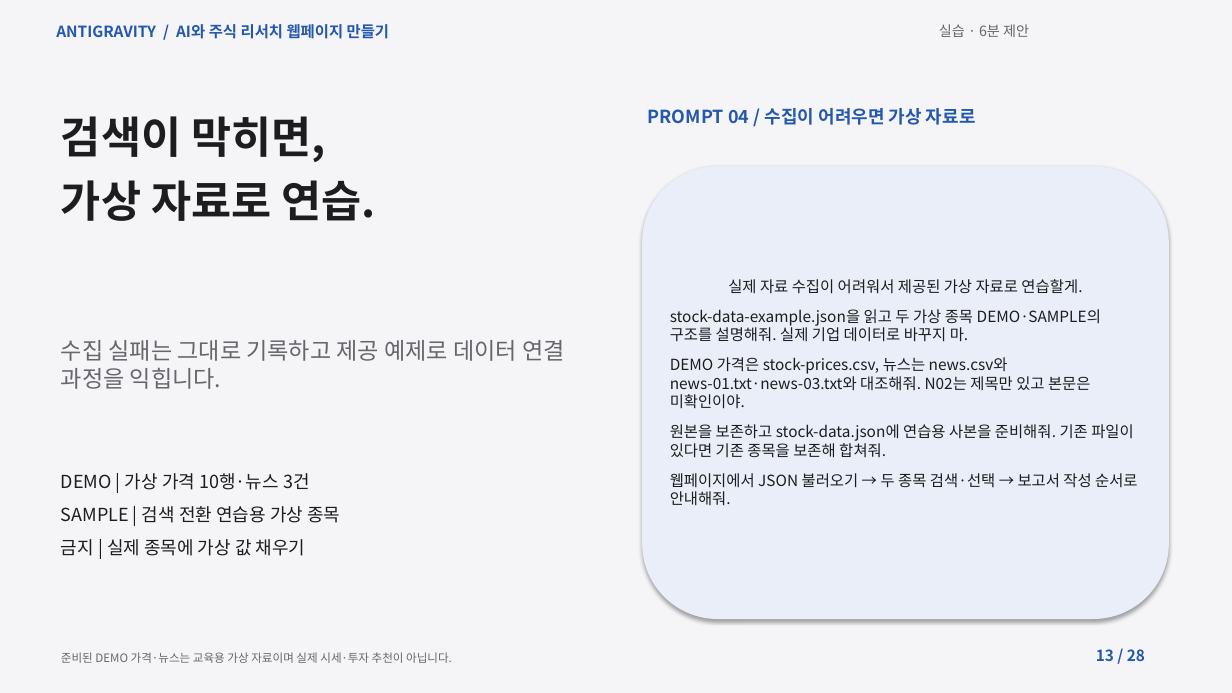
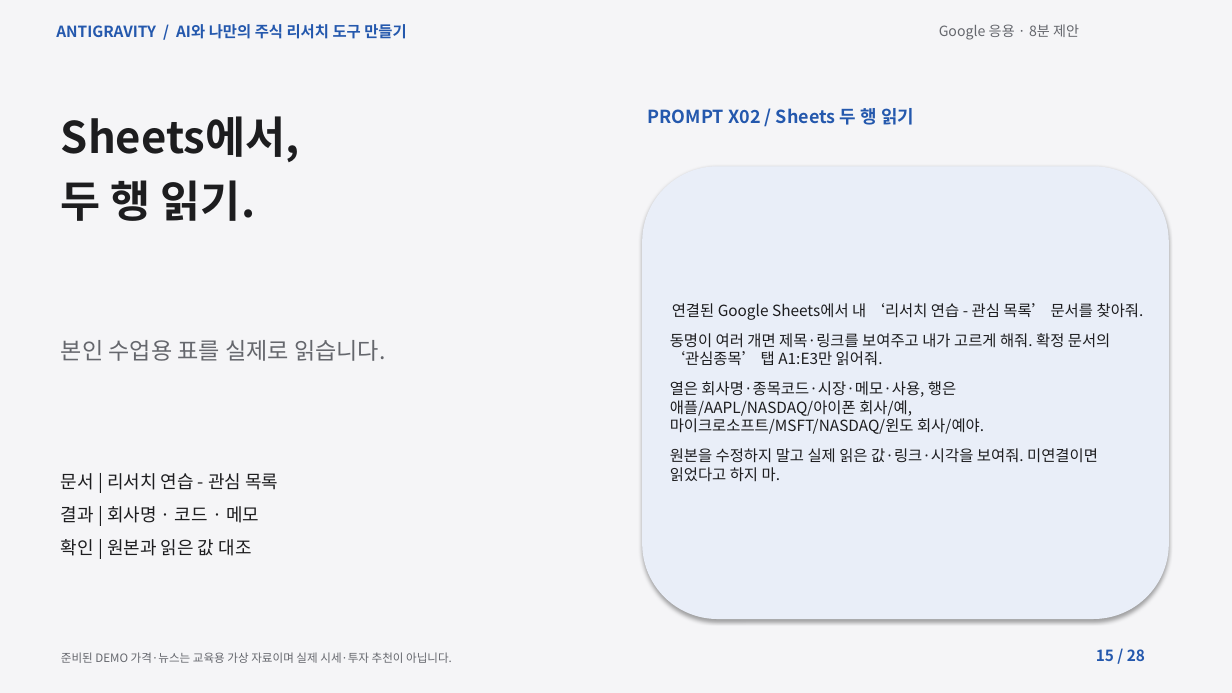
Before and after one commit to elect94/reportsol, a slide deck: slide 15 of materials/lecture.pptx (slide 13 before the commit). Drawn at 1232x693 pixels with LibreOffice and Linux fonts; fonts in the diff are those of the drawing. Boxes give left, top, right and bottom in pixels: in the first picture for what was removed or moved away, otherwise in the second. Text is boxed around its words. In the diff, an @@ line names an element or a change of style, - is before the commit and + after.

```diff
--- a/materials/lecture.pptx
+++ b/materials/lecture.pptx
@@ text at (56, 24, 406, 39): text changed @@
-ANTIGRAVITY / AI와 주식 리서치 웹페이지 만들기
+ANTIGRAVITY / AI와 나만의 주식 리서치 도구 만들기
@@ text at (939, 24, 1079, 40): text changed @@
-실습 · 6분 제안
+Google 응용 · 8분 제안
@@ text at (61, 116, 300, 221): text changed @@
-검색이 막히면,
-가상 자료로 연습.
+Sheets에서,
+두 행 읽기.
@@ text at (648, 108, 914, 125): text changed @@
-PROMPT 04 / 수집이 어려우면 가상 자료로
+PROMPT X02 / Sheets 두 행 읽기
@@ text in rounded rectangle at (670, 303, 1144, 482): text changed @@
-실제 자료 수집이 어려워서 제공된 가상 자료로 연습할게.
-stock-data-example.json을 읽고 두 가상 종목 DEMO·SAMPLE의 구조를 설명해줘. 실제 기업 데이터로 바꾸지 마.
-DEMO 가격은 stock-prices.csv, 뉴스는 news.csv와 news-01.txt·news-03.txt와 대조해줘. N02는 제목만 있고 본문은 미확인이야.
-원본을 보존하고 stock-data.json에 연습용 사본을 준비해줘. 기존 파일이 있다면 기존 종목을 보존해 합쳐줘.
-웹페이지에서 JSON 불러오기 → 두 종목 검색·선택 → 보고서 작성 순서로 안내해줘.
+연결된 Google Sheets에서 내 ‘리서치 연습 - 관심 목록’ 문서를 찾아줘.
+동명이 여러 개면 제목·링크를 보여주고 내가 고르게 해줘. 확정 문서의 ‘관심종목’ 탭 A1:E3만 읽어줘.
+열은 회사명·종목코드·시장·메모·사용, 행은 애플/AAPL/NASDAQ/아이폰 회사/예, 마이크로소프트/MSFT/NASDAQ/윈도 회사/예야.
+원본을 수정하지 말고 실제 읽은 값·링크·시각을 보여줘. 미연결이면 읽었다고 하지 마.
@@ text at (61, 340, 385, 361): text changed @@
-수집 실패는 그대로 기록하고 제공 예제로 데이터 연결 과정을 익힙니다.
+본인 수업용 표를 실제로 읽습니다.
@@ text at (61, 473, 278, 556): text changed @@
-DEMO | 가상 가격 10행·뉴스 3건
-SAMPLE | 검색 전환 연습용 가상 종목
-금지 | 실제 종목에 가상 값 채우기
+문서 | 리서치 연습 - 관심 목록
+결과 | 회사명 · 코드 · 메모
+확인 | 원본과 읽은 값 대조
@@ text at (1096, 649, 1145, 661): text changed @@
-13 / 28
+15 / 28
```
Also in this commit, not shown: 26 other slides changed, 1 slide added, 1 slide removed, 26 other files.
